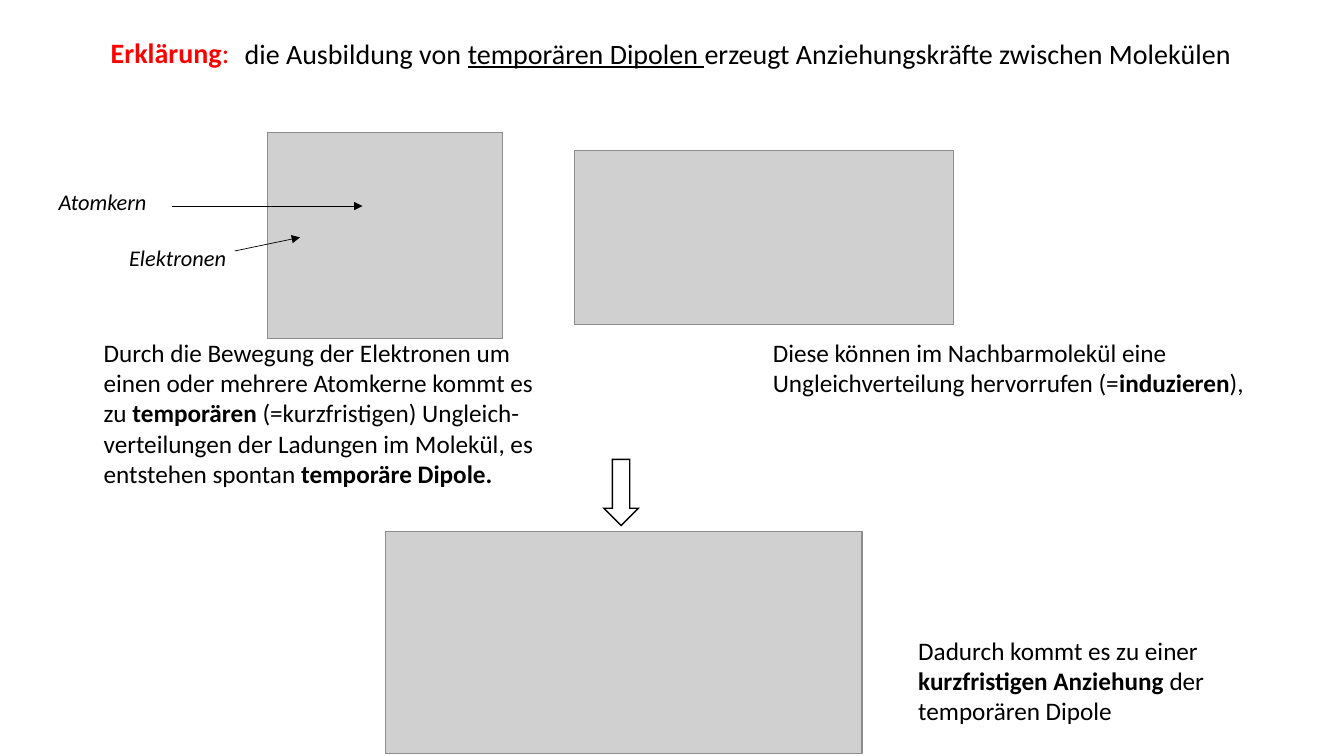
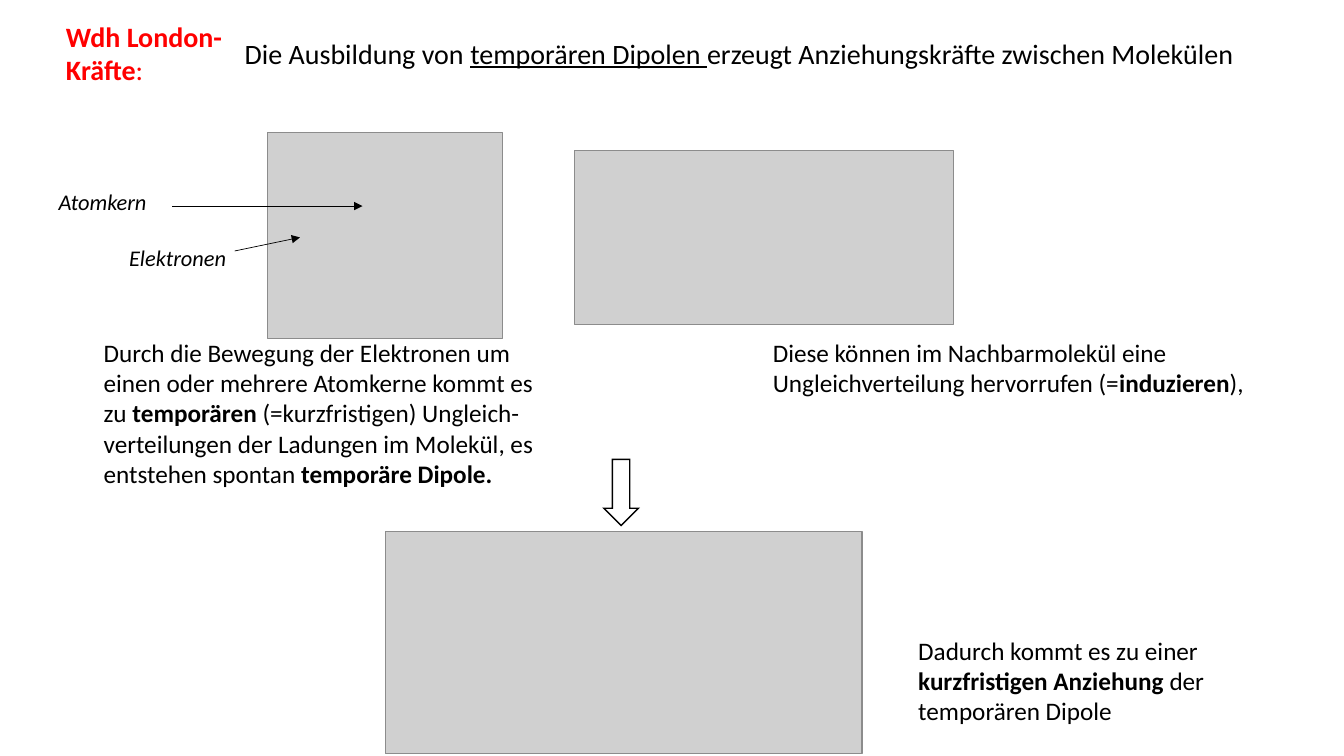
Before and after one commit to sicschu218/schule_aktuell_2, a slide deck: slide 5 of Chemie/Klasse_10/Alkane_Alkene/4_Eigenschaften_Alkane.pptx (slide 6 before the commit). Drawn at 1344x756 pixels with LibreOffice and Linux fonts; fonts in the diff are those of the drawing; grey boxes stand for pictures. Boxes give left, top, right and bottom in pixels: in the first picture for what was removed or moved away, otherwise in the second. Text is boxed around its words. In the diff, an @@ line names an element or a change of style, - is before the commit and + after.

```diff
--- a/Chemie/Klasse_10/Alkane_Alkene/4_Eigenschaften_Alkane.pptx
+++ b/Chemie/Klasse_10/Alkane_Alkene/4_Eigenschaften_Alkane.pptx
@@ text at <box>66,27,222,81</box>: text changed @@
-Erklärung:
+Wdh London-Kräfte:
@@ text at <box>245,44,1233,69</box>: text changed @@
-die Ausbildung von temporären Dipolen erzeugt Anziehungskräfte zwischen Molekülen
+Die Ausbildung von temporären Dipolen erzeugt Anziehungskräfte zwischen Molekülen
```
Also in this commit, not shown: 4 other slides changed, 2 slides added, 16 other files.
